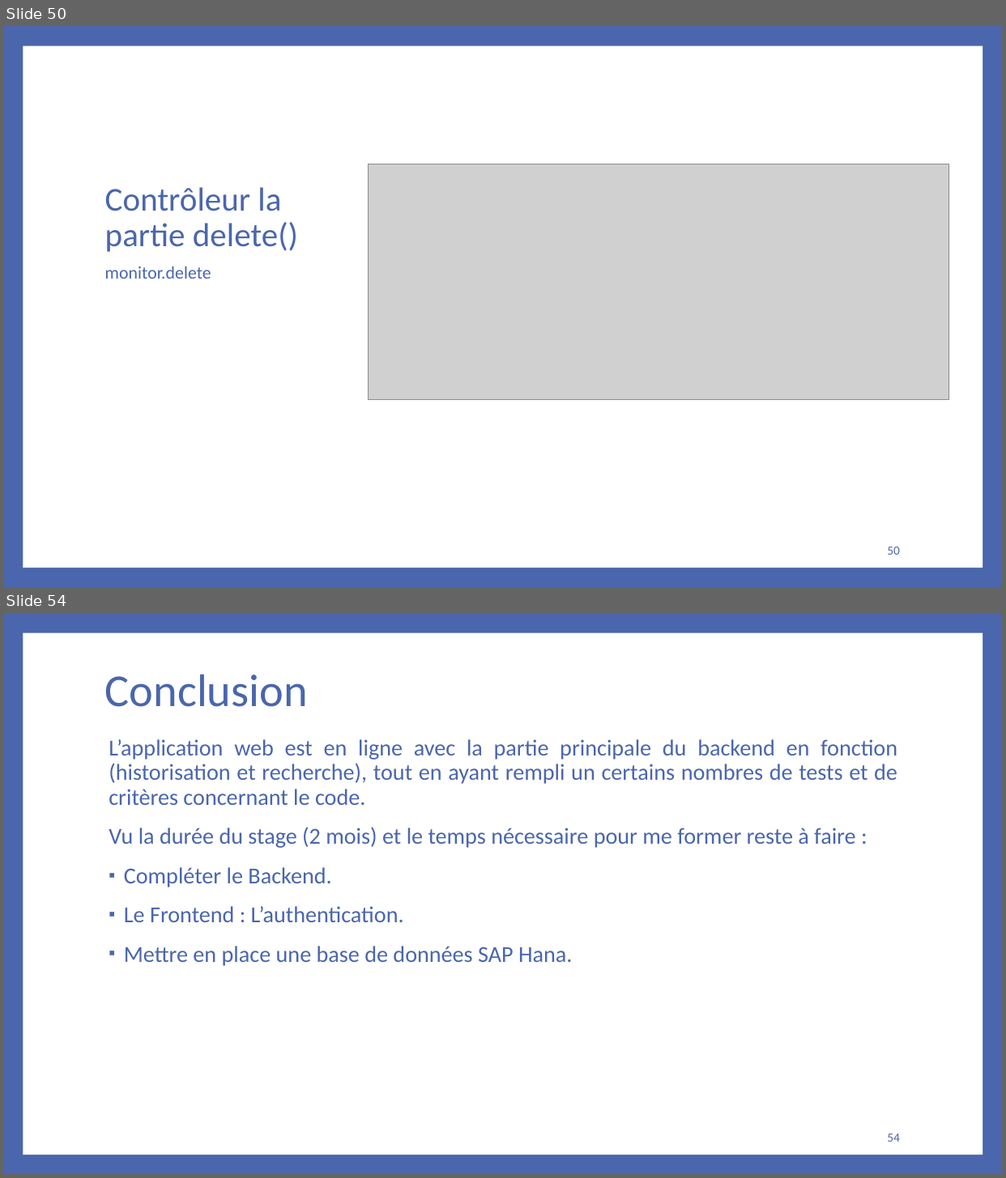
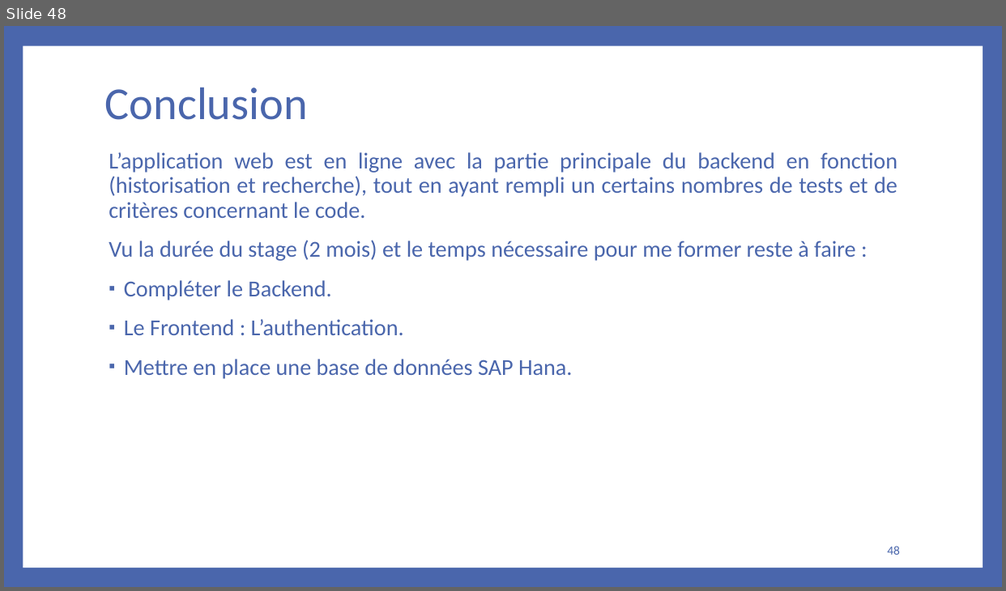
Before and after one commit to bakedpotato191/projet, a slide deck: rapport.PPTX. Shown one above the other, each under a label of ours: slides 50 and 54 before the commit, slide 48 after it; the slides between them are not shown. The pictures are 1006x1178 and 1006x591 pixels, drawn with LibreOffice and Linux fonts; fonts in the diff are those of the drawing; grey boxes stand for pictures. Boxes give left, top, right and bottom in pixels: in the first picture for what was removed or moved away, otherwise in the second. Text is boxed around its words. In the diff, an @@ line names an element or a change of style, - is before the commit and + after.

```diff
--- a/rapport.PPTX
+++ b/rapport.PPTX
@@ slide 50 removed at [4,26,1002,587], background #4A66AC; not listed: 1 template element that a slide beside it also shows @@
@@ picture removed at [368,164,948,399] @@
@@ title removed at [105,187,298,252] @@
-Contrôleur la partie delete()
@@ text removed at [105,267,211,279] @@
-monitor.delete
@@ page number removed at [887,547,900,555] @@
-50
@@ what was slide 54 is now slide 48 @@
@@ page number at [887,546,900,555]: text changed @@
-54
+48
```
Also in this commit, not shown: 3 slides changed, 21 slides added, 26 other slides removed, 21 other files.
